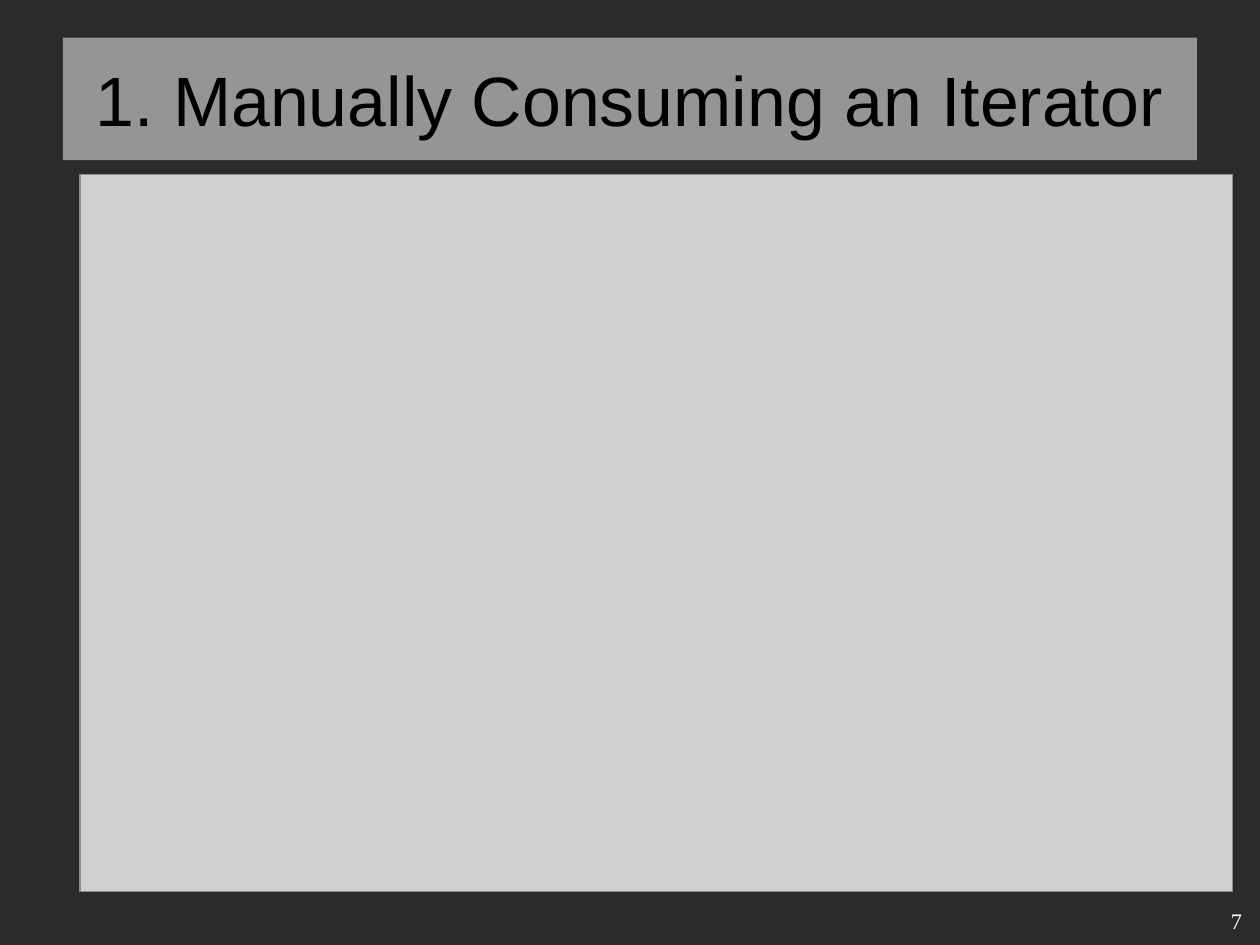
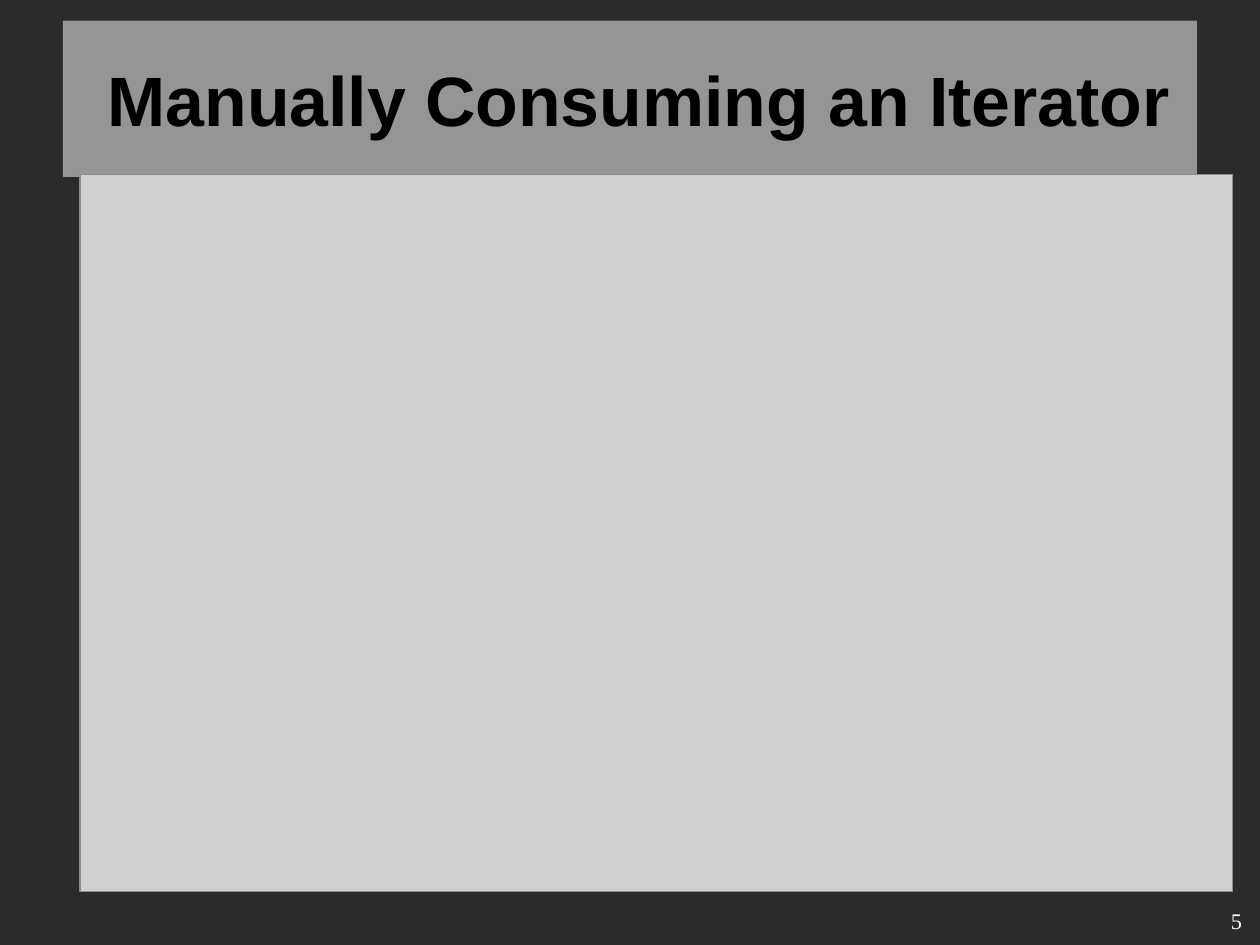
Before and after one commit to VitBomm/presentation, a slide deck: slide 5 of pre.odp (slide 7 before the commit). Drawn at 1260x945 pixels with LibreOffice and Linux fonts; fonts in the diff are those of the drawing; grey boxes stand for pictures; background and template pictures are left out; a plain dark background stands for a picture behind light text. Boxes give left, top, right and bottom in pixels: in the first picture for what was removed or moved away, otherwise in the second. Text is boxed around its words. In the diff, an @@ line names an element or a change of style, - is before the commit and + after.

```diff
--- a/pre.odp
+++ b/pre.odp
@@ title "Manually Consuming an Iterator": place and size @@
-title "Manually Consuming an Iterator" at [63, 38, 1197, 160]
+title "Manually Consuming an Iterator" at [63, 21, 1197, 177]
@@ title at [107, 75, 1169, 140]: text changed; bold on @@
-1. Manually Consuming an Iterator
+Manually Consuming an Iterator
@@ page number at [1231, 914, 1242, 930]: text changed @@
-7
+5
```
Also in this commit, not shown: 4 other slides changed, 35 slides added, 13 slides removed, 2 other files.
